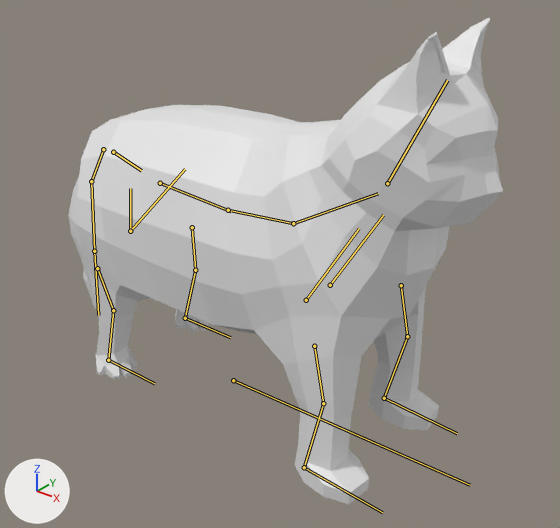
Renders of the FBX model Assets/Models/Millie.fbx from each side of a commit.
The view is the same before and after, from a 50 mm camera at (2.1, -2.74, 2.55) aimed at (-0.27, 0.22, 0.71). Arrows for +X, +Y and +Z are at lower left; the lights stay in place. The bones that bend it are drawn over the model as lines.

In view in the first picture: 'Millie'.
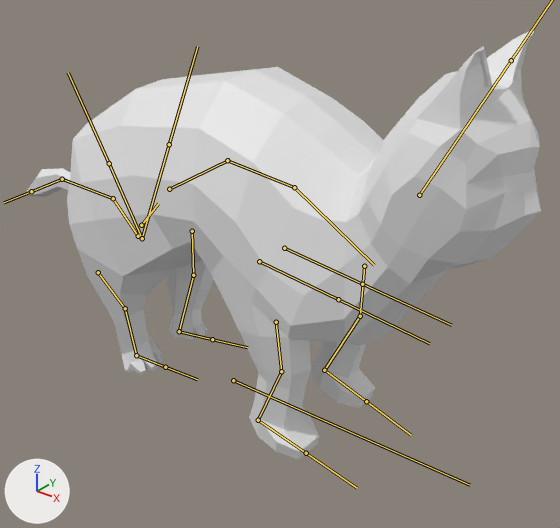
The newer file adds an action. The first version stands in its rest pose; the second is drawn at frame 14 of the action 'metarig|Jumping_L_Uno.blend'.

Pixel boxes [x1, y1, x2, y2] of what changed, in the pictures (560 x 528 px):
'Millie', posed (18% wider, 11% shorter)
    before: [68, 18, 503, 504]
    after: [27, 30, 541, 460]
bone 'spine.004', root to tip
    before: (113, 152) to (141, 170)
    after: (141, 225) to (158, 203)
bone 'spine.003', root to tip
    before: (103, 149) to (91, 181)
    after: (138, 236) to (113, 198)
bone 'spine.002', root to tip
    before: (91, 181) to (94, 251)
    after: (113, 198) to (62, 179)
bone 'spine.001', root to tip
    before: (94, 251) to (98, 315)
    after: (62, 179) to (31, 191)
bone 'spine.005', root to tip
    before: (160, 183) to (231, 211)
    after: (169, 189) to (230, 159)
bone 'spine.006', root to tip
    before: (228, 210) to (293, 223)
    after: (227, 160) to (294, 187)
bone 'spine.007', root to tip
    before: (293, 223) to (378, 193)
    after: (294, 187) to (374, 265)
bone 'front_shin.L', root to tip
    before: (401, 285) to (407, 336)
    after: (364, 266) to (360, 316)
bone 'front_shin.R', root to tip
    before: (314, 346) to (323, 403)
    after: (276, 322) to (281, 371)
bone 'spine.009', root to tip
    before: (387, 183) to (447, 80)
    after: (419, 195) to (511, 60)
bone 'breast.L', root to tip
    before: (330, 285) to (383, 215)
    after: (284, 248) to (362, 284)
bone 'breast.R', root to tip
    before: (306, 300) to (359, 228)
    after: (259, 261) to (338, 299)
bone 'pelvis.L', root to tip
    before: (130, 231) to (185, 169)
    after: (142, 238) to (169, 144)
bone 'pelvis.R', root to tip
    before: (130, 231) to (130, 188)
    after: (142, 238) to (109, 163)
bone 'shin.L', root to tip
    before: (192, 227) to (195, 270)
    after: (192, 231) to (193, 275)
bone 'shin.R', root to tip
    before: (97, 268) to (113, 310)
    after: (98, 272) to (125, 308)

The change in detail:
Bone 'spine.004' (bone_spine_004) moves from (0.0, 0.0, 0.0) to (0.007, 0.279, 0.346).
Bone 'spine.004' (bone_spine_004) turns from (0, 0, 0) to (-62, 1, -1) degrees about its own x, y and z.
Bone 'spine.003' (bone_spine_003) turns from (0, 0, 0) to (164, 0, 0) degrees about its own x, y and z.
Bone 'spine.002' (bone_spine_002) turns from (0, 0, 0) to (-15, 0, 0) degrees about its own x, y and z.
Bone 'spine.001' (bone_spine_001) turns from (0, 0, 0) to (-26, 0, 0) degrees about its own x, y and z.
Bone 'spine.005' (bone_spine_005) turns from (0, 0, 0) to (28, -1, -1) degrees about its own x, y and z.
Bone 'spine.006' (bone_spine_006) turns from (0, 0, 0) to (45, 0, 0) degrees about its own x, y and z.
Bone 'spine.007' (bone_spine_007) turns from (0, 0, 0) to (49, 0, 0) degrees about its own x, y and z.
Bone 'front_shin.L' (bone_front_shin_l) moves from (0.0, 0.0, 0.0) to (-0.01, -0.232, -0.17).
Bone 'front_shin.L' (bone_front_shin_l) turns from (0, 0, 0) to (-49, 7, 5) degrees about its own x, y and z.
Bone 'front_shin.R' (bone_front_shin_r) moves from (0.0, 0.0, 0.0) to (0.01, -0.232, -0.17).
Bone 'front_shin.R' (bone_front_shin_r) turns from (0, 0, 0) to (-49, -7, -5) degrees about its own x, y and z.
Bone 'spine.009' (bone_spine_009) moves from (0.0, 0.0, 0.0) to (0.0, 0.155, -0.389).
Bone 'spine.009' (bone_spine_009) turns from (0, 0, 0) to (-58, 0, 0) degrees about its own x, y and z.
Bone 'breast.L' (bone_breast_l) moves from (0.0, 0.0, 0.0) to (0.0, 0.067, 0.092).
Bone 'breast.L' (bone_breast_l) turns from (0, 0, 0) to (4, 0, 0) degrees about its own x, y and z.
Bone 'breast.R' (bone_breast_r) moves from (0.0, 0.0, 0.0) to (0.0, 0.067, 0.092).
Bone 'breast.R' (bone_breast_r) turns from (0, 0, 0) to (4, 0, 0) degrees about its own x, y and z.
Bone 'pelvis.L' (bone_pelvis_l) moves from (0.0, 0.0, 0.0) to (-0.188, 0.088, 0.138).
Bone 'pelvis.L' (bone_pelvis_l) turns from (0, 0, 0) to (-1, 1, -2) degrees about its own x, y and z.
Bone 'pelvis.R' (bone_pelvis_r) moves from (0.0, 0.0, 0.0) to (0.188, 0.088, 0.138).
Bone 'pelvis.R' (bone_pelvis_r) turns from (0, 0, 0) to (-1, -1, 2) degrees about its own x, y and z.
Bone 'shin.L' (bone_shin_l) moves from (0.0, 0.0, 0.0) to (-0.019, -0.239, 0.239).
Bone 'shin.L' (bone_shin_l) turns from (0, 0, 0) to (25, -14, 6) degrees about its own x, y and z.
Bone 'shin.R' (bone_shin_r) moves from (0.0, 0.0, 0.0) to (0.019, -0.239, 0.239).
Bone 'shin.R' (bone_shin_r) turns from (0, 0, 0) to (25, 14, -6) degrees about its own x, y and z.
